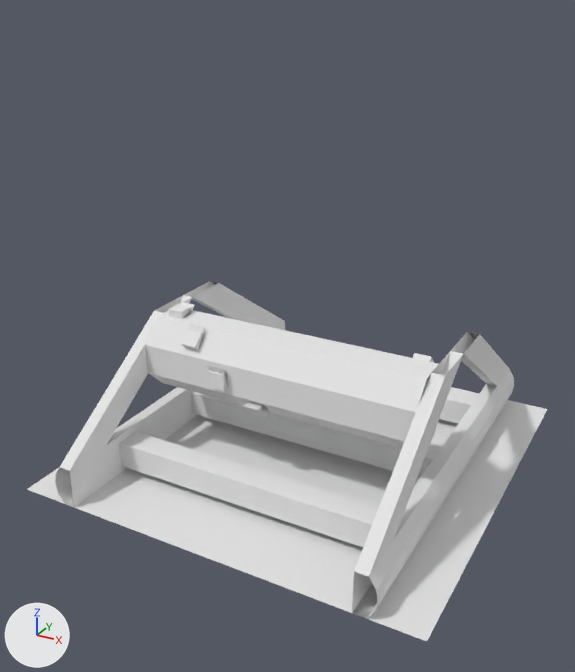
The Blender file resources/assets/taam/models/conveyor.blend: old version first, new version second.
The view is the same before and after, from a 50 mm camera at (1.313, -2.098, 1.098) aimed at (0.483, -0.588, 0.343). Every picture has the same lights, and +X, +Y and +Z are marked at lower left.

The first picture shows 'BumpsCrusher', 'Processor', 'Reference', 'Support'.
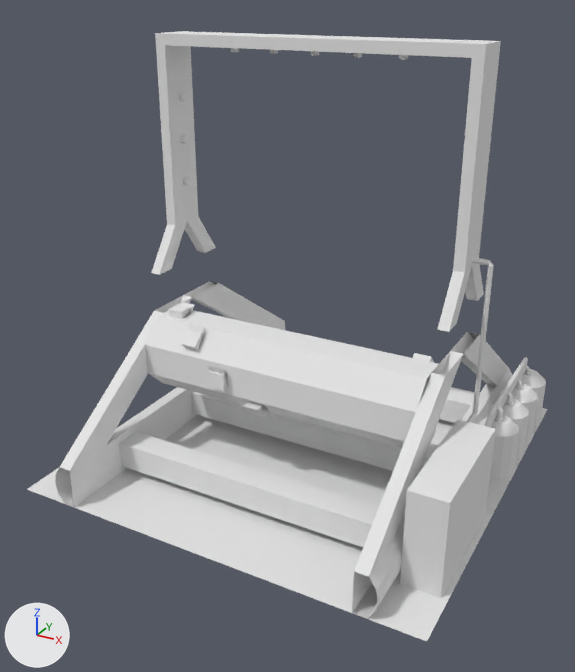
Patch to the scene script:
```diff
--- a/resources/assets/taam/models/conveyor.blend.py
+++ b/resources/assets/taam/models/conveyor.blend.py
@@ ob_appliance_sprayer @@
 ob_appliance_sprayer.location = (0.0, 0.0, 0.0)
-ob_appliance_sprayer.hide_viewport = True
```

What differs and where, as boxes (x1, y1, x2, y2) in the pictures (575 x 672 px):
'Appliance Sprayer', shown: after (151, 31, 546, 598)
